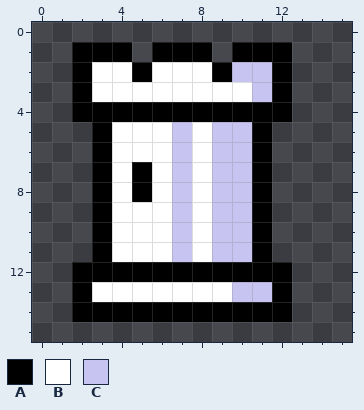
Pixel-art sprite, stored at res/chess-pieces/white/rook.png. The first picture shows the starting point.
The file is 16x16 pixels.
Palette (. is transparent): A #000000  B #ffffff  C #c8c4f2
Pixels before, first column x 2:
 1 AAA.AAA.AAA
 2 ABBABBBACCA
 3 ABBBBBBBBCA
 4 AAAAAAAAAAA
 5 .ABBBCBCCA.
 6 .ABBBCBCCA.
 7 .ABABCBCCA.
 8 .ABABCBCCA.
 9 .ABBBCBCCA.
10 .ABBBCBCCA.
11 .ABBBCBCCA.
12 AAAAAAAAAAA
13 ABBBBBBBCCA
14 AAAAAAAAAAA
After the commit:
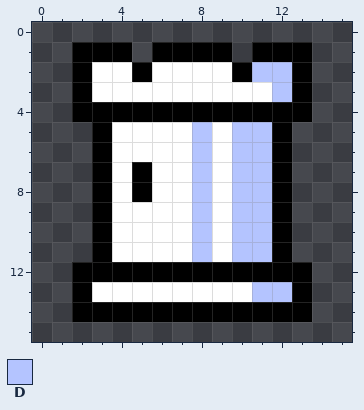
Colours new in this view: D #b4c4ff
Changes in this commit:
y 1: x 9..10 .A -> A.; x 13 . -> A
y 2: x 9..13 ACCA. -> BADDA
y 3: x 11..13 CA. -> BDA
y 4: x 13 . -> A
y 5..11: x 7..12 CBCCA. -> BDBDDA
y 12: x 13 . -> A
y 13: x 10..13 CCA. -> BDDA
y 14: x 13 . -> A
Where, in picture pixels (left, top, right, bottom), the same in both pictures:
changed: (172, 42, 312, 322)
